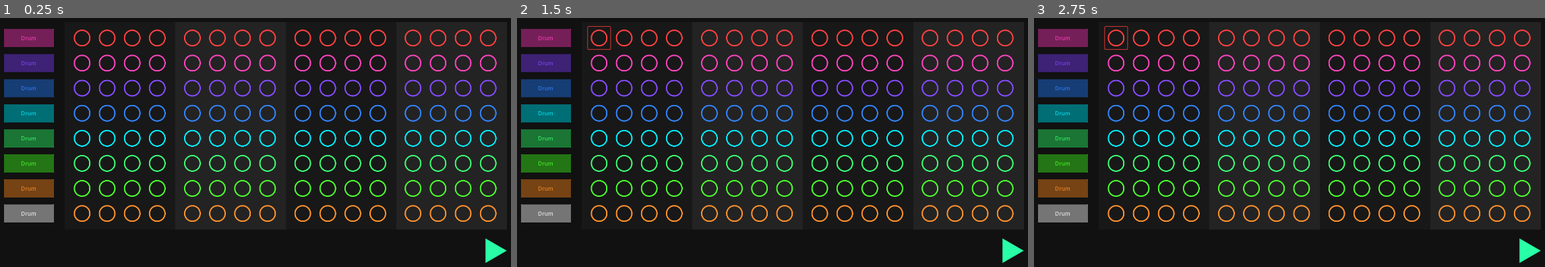
Above: before the commit, frames 1-3 (left to right).
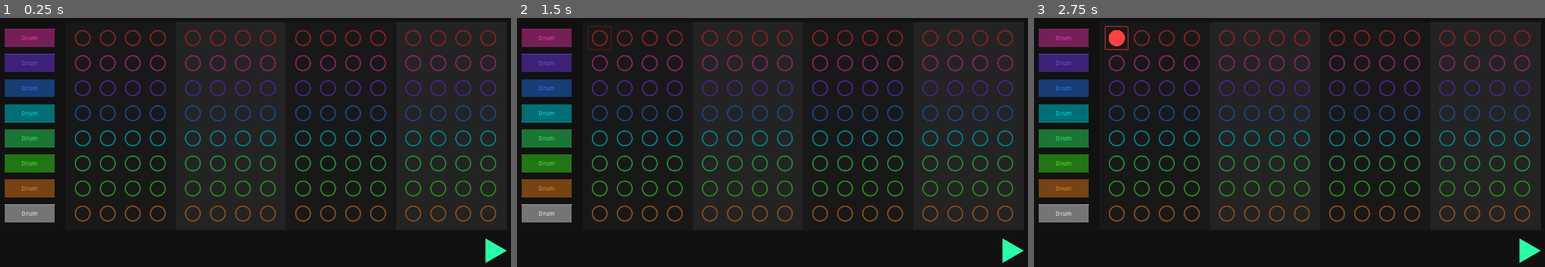
Above: after the commit, the same moments.

Repository: JulienToumieh/bsteppr
Game: Godot game, scene res://main.tscn
The game is run twice, just before and just after one commit, with the same random seed, the same clock (stepped at 60 frames per second) and the same inputs.
Inputs (mouse positions are in pixels of both pictures, inside the frame that each line leads up to):
- Up to frame 1 (0.25 s): no input
- Up to frame 2 (1.5 s): click (598, 37) at 0.52 s; click (598, 37) at 1.27 s
- Up to frame 3 (2.75 s): click (1115, 37) at 2.02 s

The runs differ from the first frame. In frame 1, 9.9% of the frame differs, in the area x 0-100%, y 4-99%; in frame 2, 9.9%; in frame 3, 10%, in the area x 0-100%, y 3-99%.

Commit message:
Better hold trigger logic + volume mapping + resolved some visual artifacts

Diff:
--- a/Globals.gd
+++ b/Globals.gd
@@ -40,6 +40,7 @@
 		playbackPosition += 1
 
 	for ins in range(8):
+		get_node("Instrument" + str(ins+1)).volume_db = mapVol(beat["A"][playbackPosition - 1][ins][barRound-1])
 		if beat["A"][playbackPosition - 1][ins][barRound-1] != "0": get_node("Instrument" + str(ins+1)).play()
 
 	#if (playbackPosition + 3) % 4 == 0: playSound(3)
@@ -79,6 +80,25 @@
 
 func editBeatStep(beatIDX):
 	get_parent().get_node("Main").createEditBeatPopup(beatIDX)
+
+
+func mapVol(val):
+	match val:
+		"0":
+			return -80
+		"1":
+			return -30
+		"2":
+			return -22
+		"3":
+			return -12
+		"4":
+			return -8
+		"5":
+			return 0
+
+
+
 
 '''
 var beats = {
--- a/assets/beat quarter.svg
+++ b/assets/beat quarter.svg
@@ -1,5 +1,5 @@
 <?xml version="1.0" encoding="UTF-8" standalone="no"?>
 <!DOCTYPE svg PUBLIC "-//W3C//DTD SVG 1.1//EN" "http://www.w3.org/Graphics/SVG/1.1/DTD/svg11.dtd">
-<svg width="100%" height="100%" viewBox="0 0 119 119" versio …(157 unchanged characters)… le:evenodd;clip-rule:evenodd;stroke-linecap:round;stroke-linejoin:round;stroke-miterlimit:1.5;">
-    <path d="M59.055,11.811L59.055,59.055L11.811,59.055C11.811,32.963 32.963,11.811 59.055,11.811Z" style="fill:white;stroke:white;stroke-width:2.98px;"/>
+<svg width="100%" height="100%" viewBox="0 0 119 119" versio …(157 unchanged characters)… le:evenodd;clip-rule:evenodd;stroke-linejoin:round;stroke-miterlimit:2;">
+    <path d="M59.5,10C86.82,10 109,32.18 109,59.5C109,86.82 86.82,109 59.5,109C32.18,109 10,86.82 10,59.5C10,32.18 32.18,10 59.5,10ZM19.003,60C19.271,82.123 37.314,100 59.5,100C81.853,100 100,81.853 100,59.5C100,37.314 82.123,19.271 60,19.003L60,60L19.003,60Z" style="fill:white;"/>
 </svg>
--- a/assets/beat step.svg
+++ b/assets/beat step.svg
@@ -1,5 +1,7 @@
 <?xml version="1.0" encoding="UTF-8" standalone="no"?>
 <!DOCTYPE svg PUBLIC "-//W3C//DTD SVG 1.1//EN" "http://www.w3.org/Graphics/SVG/1.1/DTD/svg11.dtd">
 <svg width="100%" height="100%" viewBox="0 0 119 119" version="1.1" xmlns="http://www.w3.org/2000/svg" xmlns:xlink="htt …(194 unchanged characters)…
-    <circle cx="59.055" cy="59.055" r="47.244" style="fill:none;stroke:white;stroke-width:8.33px;"/>
+    <g transform="matrix(1,0,0,1,4.5,4.5)">
+        <circle cx="55" cy="55" r="45" style="fill:none;stroke:white;stroke-width:9px;"/>
+    </g>
 </svg>
--- a/components/beat_step.gd
+++ b/components/beat_step.gd
@@ -10,6 +10,7 @@
 var buttonTime = 0
 var pressed = false
 var triggeredHold = false
+
 
 func _ready():
 	if beatIDX.y == 0: modulate = Color("FF4141")
@@ -24,10 +25,11 @@
 
 func _process(delta):
 	if pressed:
-		if Time.get_ticks_msec() - buttonTime >= 500 and not triggeredHold:
+		if Time.get_ticks_msec() - buttonTime >= 250 and not triggeredHold:
 			pressed = false
 			triggeredHold = true
 			Globals.editBeatStep(beatIDX)
+
 
 	var beatQ = Globals.activeBeat[beatIDX.x][beatIDX.y]
 
@@ -41,6 +43,11 @@
 	get_node("BeatQuarter3").visible = true if (Q3 != 0) else false
 	get_node("BeatQuarter4").visible = true if (Q4 != 0) else false
 
+	var val = 0
+	for bQ in range(4):
+		if val < int(beatQ[bQ]): val = int(beatQ[bQ])
+	modulate.v = 0.5 + val/10.0
+
 
 func _on_step_click_button_down():
 	buttonTime = Time.get_ticks_msec()
@@ -50,3 +57,5 @@
 
 func _on_step_click_button_up():
 	pressed = false
+	if not triggeredHold:
+		Globals.activateBeatStep(beatIDX)
--- a/components/beat_step.tscn
+++ b/components/beat_step.tscn
@@ -39,6 +39,7 @@
 offset_top = -32.0
 offset_right = 32.0
 offset_bottom = 32.0
+rotation = 0.0050771
 flat = true
 
 [connection signal="button_down" from="StepClick" to="." method="_on_step_click_button_down"]
--- a/components/edit_beat_popup.gd
+++ b/components/edit_beat_popup.gd
@@ -10,10 +10,7 @@
 		if get_node("VelocitySlider").value < int(beatVal[bQ]): get_node("VelocitySlider").value = int(beatVal[bQ])
 
 		beatVal = Globals.activeBeat[beatIDX.x][beatIDX.y]
-		if beatVal[bQ] == "0":
-			get_node("BeatEditQuarter" + str(bQ+1)).modulate = Color(1, 1, 1, 0.4)
-		else:
-			get_node("BeatEditQuarter" + str(bQ+1)).modulate = Color(1, 1, 1, 1)
+		updateGlobal()
 
 func _on_close_popup_pressed():
 	queue_free()
@@ -24,7 +21,7 @@
 	for bQ in range(4):
 		beatVal = Globals.activeBeat[beatIDX.x][beatIDX.y]
 		if beatVal[bQ] == "0":
-			get_node("BeatEditQuarter" + str(bQ+1)).modulate = Color(1, 1, 1, 0.4)
+			get_node("BeatEditQuarter" + str(bQ+1)).modulate = Color(1, 1, 1, 0.2)
 		else:
 			get_node("BeatEditQuarter" + str(bQ+1)).modulate = Color(1, 1, 1, 1)
 
--- /dev/null
+++ b/default_bus_layout.tres
@@ -0,0 +1,3 @@
+[gd_resource type="AudioBusLayout" format=3 uid="uid://dh0t5oisuyssx"]
+
+[resource]
--- a/project.godot
+++ b/project.godot
@@ -26,6 +26,7 @@
 
 window/size/viewport_width=1550
 window/size/viewport_height=750
+window/stretch/mode="canvas_items"
 
 [dotnet]
 
--- a/scenes/beat_grid.tscn
+++ b/scenes/beat_grid.tscn
@@ -42,7 +42,7 @@
 texture = ExtResource("3_ic01s")
 
 [node name="PlaybackTracker" type="Sprite2D" parent="."]
-modulate = Color(0.27, 1, 0.501167, 1)
+modulate = Color(0.2457, 0.91, 0.456062, 1)
 position = Vector2(0, 252)
 scale = Vector2(0.495781, 0.527433)
 texture = ExtResource("4_suubu")
Not shown, added: assets/beat quartere.svg.import
